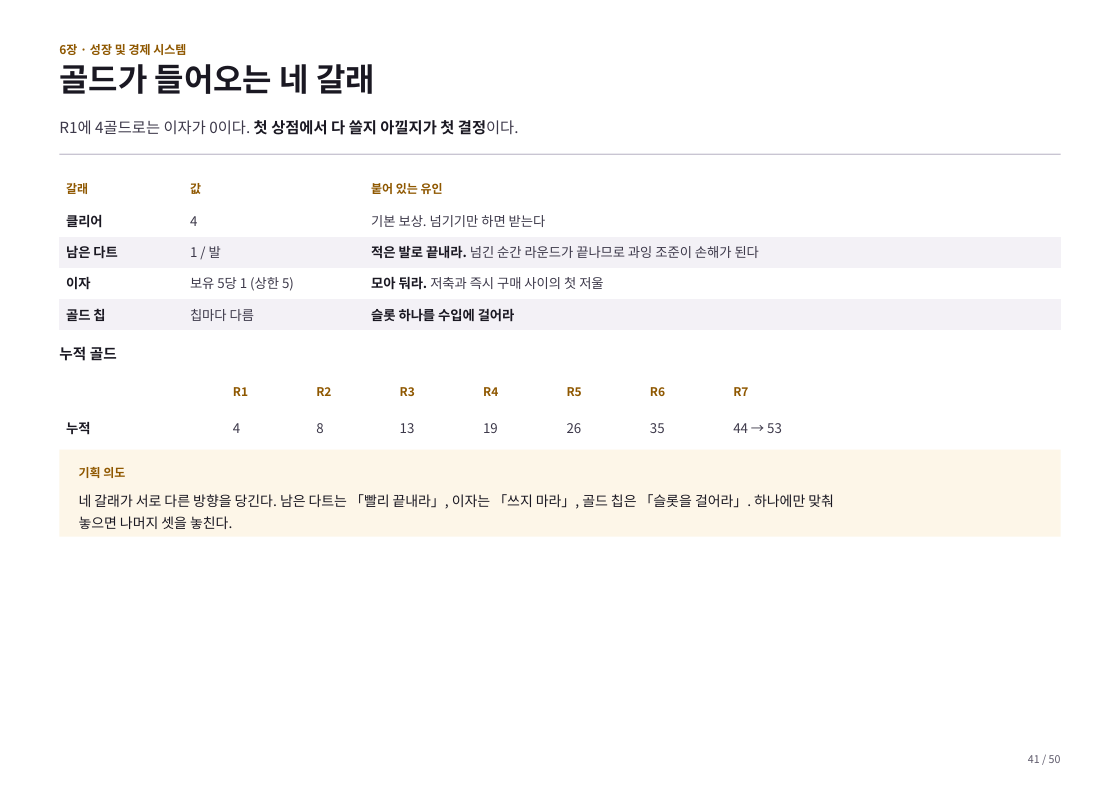
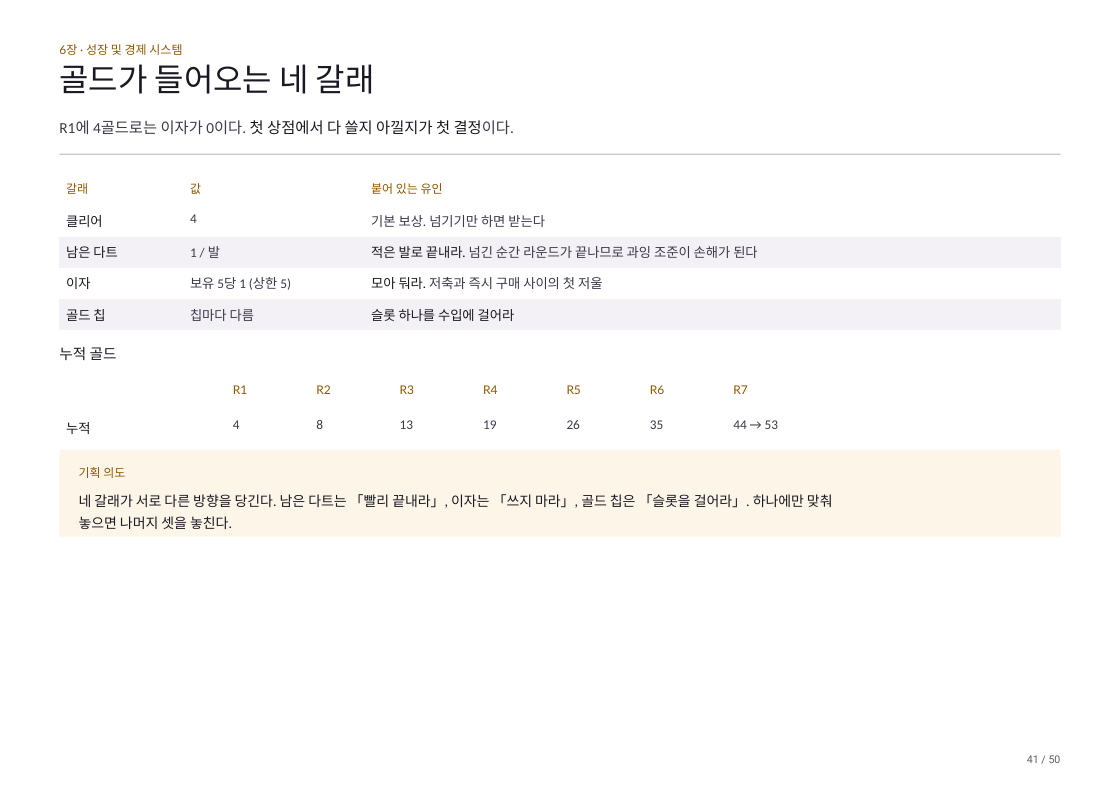
Before and after one commit to GGbong69/test-03, a slide deck: slide 41 of docs/기획서.pptx. Drawn at 1120x792 pixels with LibreOffice and Linux fonts; fonts in the diff are those of the drawing. Boxes give left, top, right and bottom in pixels: in the first picture for what was removed or moved away, otherwise in the second. Text is boxed around its words. In the diff, an @@ line names an element or a change of style, - is before the commit and + after.

```diff
--- a/docs/기획서.pptx
+++ b/docs/기획서.pptx
@@ text "6장 · 성장 및 경제 ..." at box(59, 44, 182, 55): font Noto Sans CJK KR to Lato, bold off @@
@@ text "골드가 들어오는 네 갈래" at box(59, 64, 375, 94): font Noto Sans CJK KR to Roboto, bold off @@
@@ text "R1에 4골드로는 이자가 0이다. 첫 ..." at box(59, 120, 514, 135): font Noto Sans CJK KR to Calibri in "R1에 4골드로는 이자가 0이다. 결정이다."; font Noto Sans CJK KR to Lato, bold off in "첫 상점에서 다 쓸지 아낄지가 첫 결정이다." @@
@@ table at box(59, 174, 1061, 330) @@
@@ font Noto Sans CJK KR to Lato, bold off in "갈래", "값", "붙어 있는 유인", "클리어" and 6 more places @@
@@ font Noto Sans CJK KR to Calibri in "4", "기본 보상. 넘기기만 하면 받는다", "1 / 발", "넘긴 순간 라운드가 끝나므로 과잉 조준이 손해가 ..." and 3 more places @@
@@ text "누적 골드" at box(59, 347, 117, 360): font Noto Sans CJK KR to Lato, bold off @@
@@ table at box(59, 377, 1060, 440) @@
@@ font Noto Sans CJK KR to Lato in "R1", "R2", "R3", "R4" and 3 more places @@
@@ bold off in "R1", "R2", "R3", "R4" and 4 more places @@
@@ font Noto Sans CJK KR to Arial in "누적" @@
@@ font Noto Sans CJK KR to Calibri in "4", "8", "13", "19" and 3 more places @@
@@ rectangle "기획 의도" at box(59, 450, 1061, 537): font Noto Sans CJK KR to Lato, bold off in "기획 의도"; font Noto Sans CJK KR to Calibri @@
@@ text "41 / 50" at box(1027, 755, 1061, 763): font Noto Sans CJK KR to Roboto @@
```
Also in this commit, not shown: 49 other slides changed, 2 other files.
